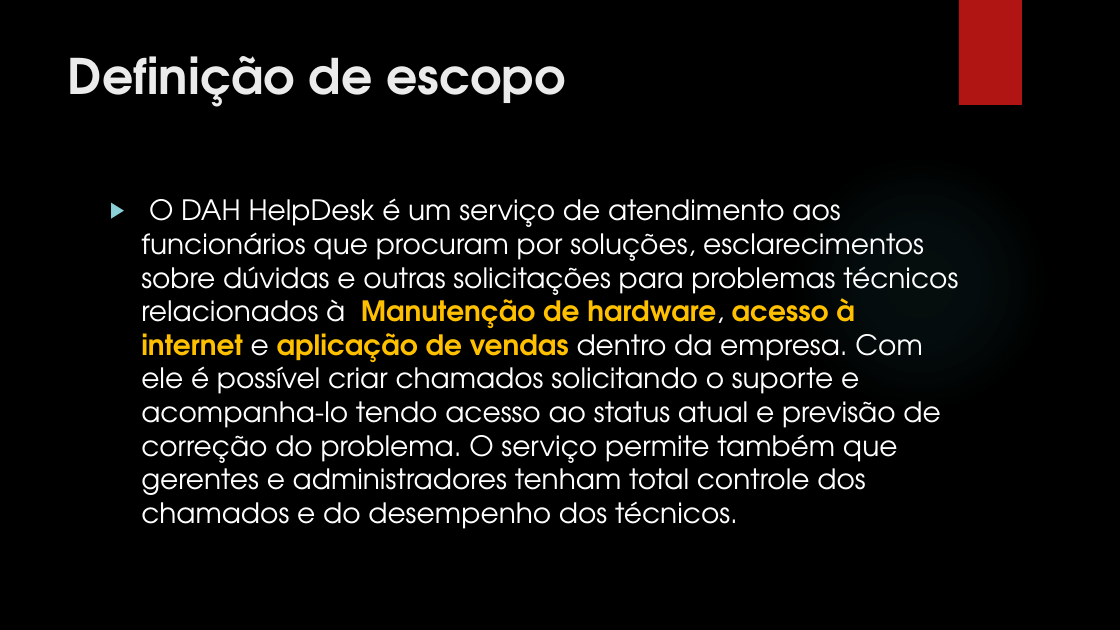
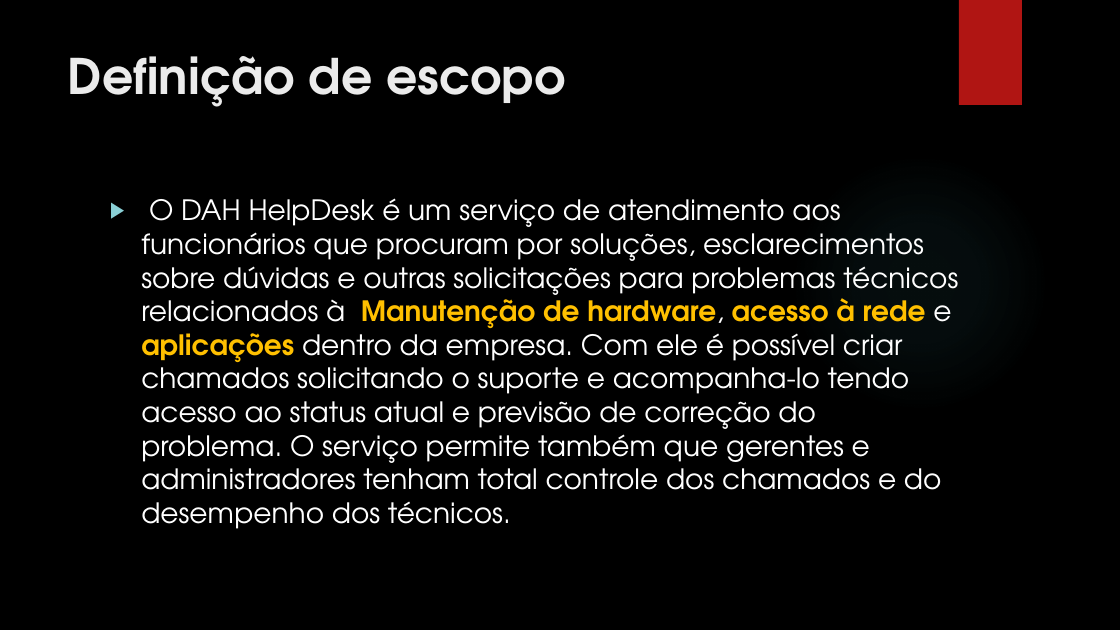
Before and after one commit to ArthurLDS/crescer-2016-2, a slide deck: slide 2 of src/modulo-02-SQLServer/HelpDesk/Trabalho CWI HelpDesk.pptx. Drawn at 1120x630 pixels with LibreOffice and Linux fonts; fonts in the diff are those of the drawing; background and template pictures are left out. Boxes give left, top, right and bottom in pixels: in the first picture for what was removed or moved away, otherwise in the second. Text is boxed around its words. In the diff, an @@ line names an element or a change of style, - is before the commit and + after.

Commit message:
fix(HelpDesk): correção de falhas.

```diff
--- a/src/modulo-02-SQLServer/HelpDesk/Trabalho CWI HelpDesk.pptx
+++ b/src/modulo-02-SQLServer/HelpDesk/Trabalho CWI HelpDesk.pptx
@@ text at (141,198,958,529): text changed @@
-▶ O DAH HelpDesk é um serviço de atendimento aos funcionários que procuram por soluções, esclarecimentos sobre dúvidas e outras solicitações para problemas técnicos relacionados à Manutenção de hardware, acesso à internet e aplicação de vendas dentro da empresa. Com ele é possível criar chamados solicitando o suporte e acompanha-lo tendo acesso ao status atual e previsão de correção do problema. O serviço permite também que gerentes e administradores tenham total controle dos chamados e do desempenho dos técnicos.
+▶ O DAH HelpDesk é um serviço de atendimento aos funcionários que procuram por soluções, esclarecimentos sobre dúvidas e outras solicitações para problemas técnicos relacionados à Manutenção de hardware, acesso à rede e aplicações dentro da empresa. Com ele é possível criar chamados solicitando o suporte e acompanha-lo tendo acesso ao status atual e previsão de correção do problema. O serviço permite também que gerentes e administradores tenham total controle dos chamados e do desempenho dos técnicos.
```
Also in this commit, not shown: 5 other slides changed.
